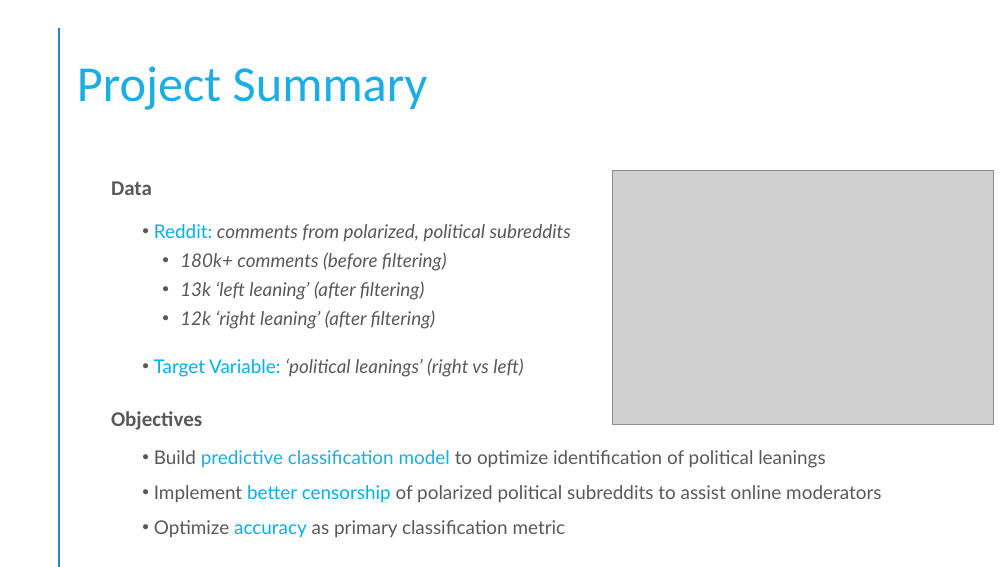
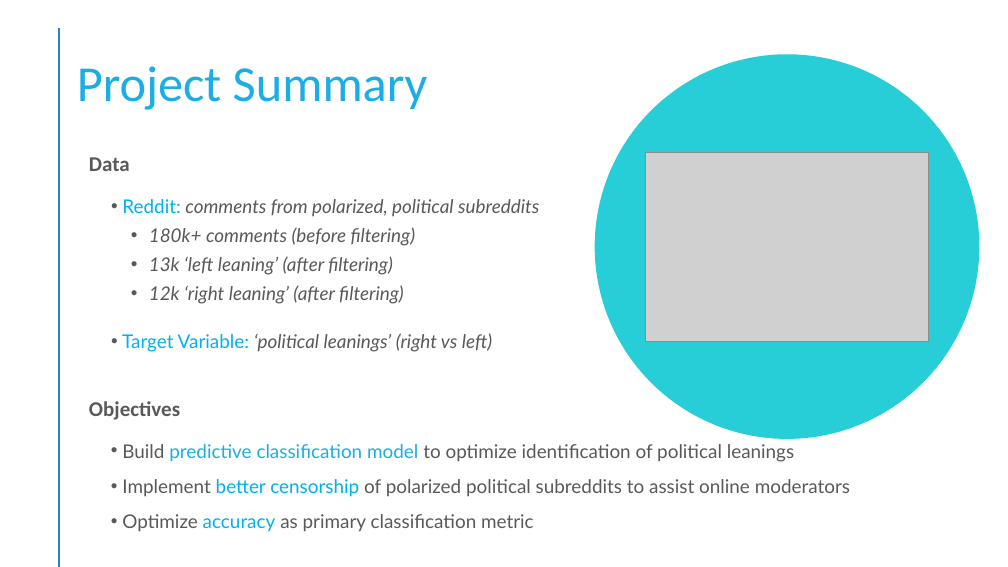
Before and after one commit to bmccabe96/Reddit_NLP, a slide deck: slide 3 of Mod4 Presentation.pptx. Drawn at 1008x567 pixels with LibreOffice and Linux fonts; fonts in the diff are those of the drawing; grey boxes stand for pictures. Boxes give left, top, right and bottom in pixels: in the first picture for what was removed or moved away, otherwise in the second. Text is boxed around its words. In the diff, an @@ line names an element or a change of style, - is before the commit and + after.

```diff
--- a/Mod4 Presentation.pptx
+++ b/Mod4 Presentation.pptx
@@ ellipse added at (x1=595, y1=54, x2=980, y2=439), fill #27CED7 @@
@@ text "Data" moved from (x1=111, y1=181, x2=152, y2=195) to (x1=89, y1=157, x2=130, y2=171) @@
@@ picture resized from (x1=613, y1=170, x2=994, y2=424) to (x1=645, y1=152, x2=929, y2=341) @@
@@ text "Reddit: comments from polarized, political ..." moved from (x1=154, y1=224, x2=571, y2=377) to (x1=122, y1=199, x2=539, y2=352) @@
@@ text "Objectives" moved from (x1=111, y1=411, x2=202, y2=430) to (x1=89, y1=401, x2=180, y2=420) @@
@@ text "Build predictive classification model to ..." moved from (x1=154, y1=450, x2=881, y2=538) to (x1=122, y1=444, x2=850, y2=532) @@
```
Also in this commit, not shown: 3 other slides changed.
